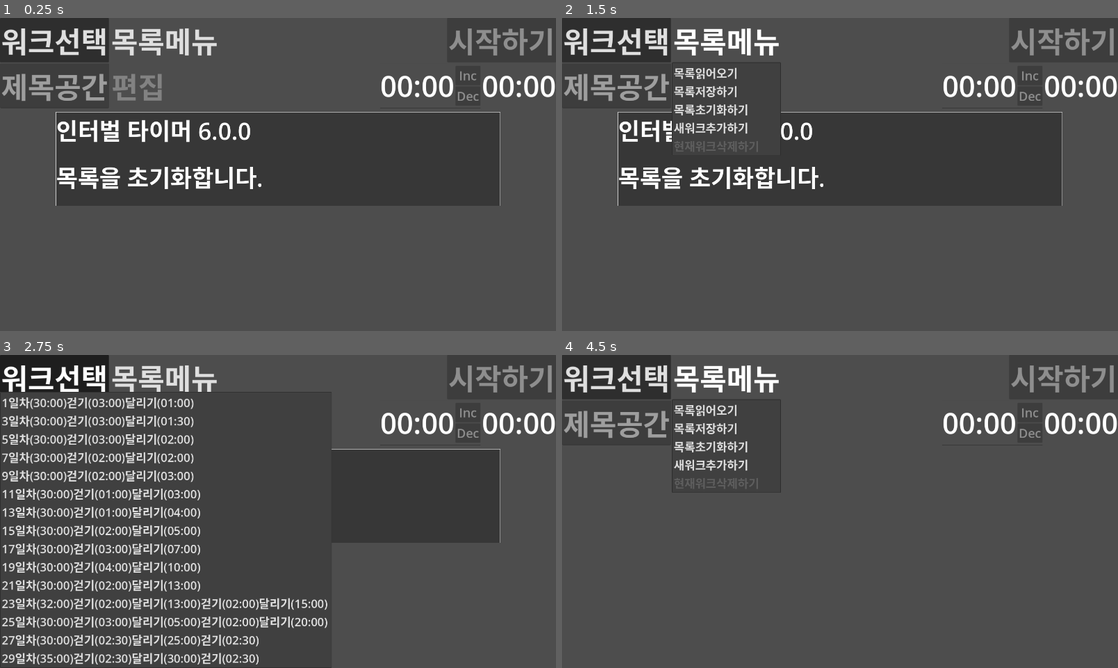
Above: before the commit, frames 1-4 (two rows, left to right).
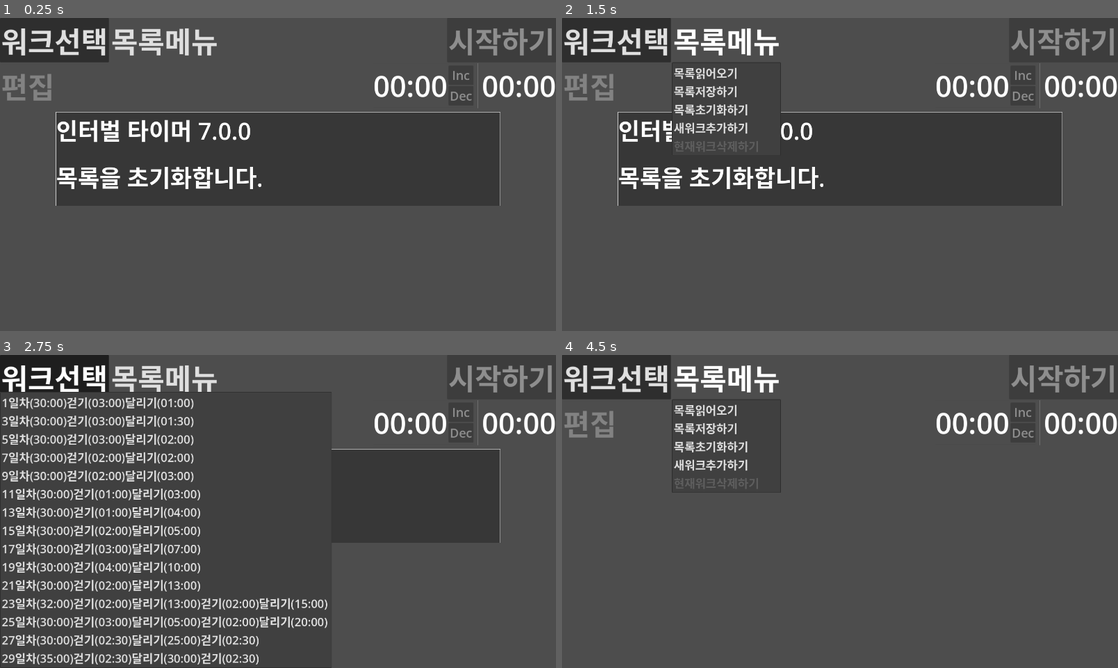
Above: after the commit, the same moments.

Repository: kasworld/maranic
Game: Godot game, scene res://main.tscn
Same seed, same stepped clock (60 frames per second), same inputs: the game is played once before the commit and once after it.
Inputs:
- Up to frame 1 (0.25 s): no input
- Up to frame 2 (1.5 s): click "워크선택" at 0.5 s; click "목록메뉴" at 1.25 s
- Up to frame 3 (2.75 s): click "워크선택" at 2 s
- Up to frame 4 (4.5 s): click "목록메뉴" at 2.75 s; click "워크선택" at 3.5 s; click "목록메뉴" at 4.25 s

The runs differ from the first frame. In frame 1, 2.0% of the frame differs, in the area x 0-86%, y 14-40%; in frame 2, 1.6%; in frame 3, 0.7%; in frame 4, 1.6%.

Commit message:
update subwork node

Diff:
--- a/main.gd
+++ b/main.gd
@@ -22,7 +22,7 @@
 func _ready() -> void:
 	var vp_rect = get_viewport_rect()
 	var msgrect = Rect2( vp_rect.size.x * 0.1 ,vp_rect.size.y * 0.3 , vp_rect.size.x * 0.8 , vp_rect.size.y * 0.3 )
-	$TimedMessage.init(msgrect, tr("인터벌 타이머 6.0.0"))
+	$TimedMessage.init(msgrect, tr("인터벌 타이머 7.0.0"))
 	WorkListMenuButton.get_popup().theme = preload("res://menulist_theme.tres")
 	CmdMenuButton.get_popup().theme = preload("res://menulist_theme.tres")
 	WorkListMenuButton.get_popup().index_pressed.connect(work_list_menu_index_pressed)
--- a/subwork_node.gd
+++ b/subwork_node.gd
@@ -25,6 +25,7 @@
 	subwork_index = i
 	subwork = sw
 	$NameEdit.text = subwork.name
+	$MenuButton.text = subwork.name
 
 func reset()->void:
 	subwork_index = -1
@@ -56,10 +57,15 @@
 func disable_menu(i :int, b :bool)->void:
 	$MenuButton.get_popup().set_item_disabled(i,b)
 
+func edit_name(b :bool)->void:
+	$NameEdit.editable = b
+	$NameEdit.visible = b
+	$MenuButton.visible = not b
+
 func menu_index_pressed(sel :int)->void:
 	match sel :
 		0: # 서브워크이름바꾸기
-			$NameEdit.editable = true
+			edit_name( true)
 		1: # 서브워크지우기
 			del_subwork.emit(subwork_index, subwork)
 		2: # 서브워크추가하기
@@ -68,11 +74,12 @@
 			print_debug("unknown", sel)
 
 func _on_name_edit_text_submitted(new_text: String) -> void:
-	$NameEdit.editable = false
+	edit_name( false)
 	subwork.name = $NameEdit.text
+	$MenuButton.text = subwork.name
 
 func _on_name_edit_focus_exited() -> void:
-	$NameEdit.editable = false
+	edit_name( false)
 
 func _on_name_edit_focus_entered() -> void:
-	$NameEdit.editable = true
+	edit_name( true)
--- a/subwork_node.tscn
+++ b/subwork_node.tscn
@@ -6,14 +6,14 @@
 [ext_resource type="PackedScene" uid="uid://dllxbmyyau3u5" path="res://int_edit/int_edit.tscn" id="4_fn27v"]
 
 [node name="SubWorkNode" type="HBoxContainer"]
-offset_top = 496.0
 offset_right = 1920.0
-offset_bottom = 643.0
+offset_bottom = 145.0
+size_flags_horizontal = 3
 size_flags_vertical = 3
-alignment = 1
 script = ExtResource("1_mqriv")
 
 [node name="NameEdit" type="LineEdit" parent="."]
+visible = false
 layout_mode = 2
 theme = ExtResource("2_dbx7h")
 placeholder_text = "제목공간"
@@ -40,6 +40,10 @@
 [node name="TimeEdit" parent="." instance=ExtResource("4_fn27v")]
 layout_mode = 2
 
+[node name="VSeparator" type="VSeparator" parent="."]
+custom_minimum_size = Vector2(20, 0)
+layout_mode = 2
+
 [node name="SecRemainLabel" type="Label" parent="."]
 layout_mode = 2
 theme = ExtResource("2_dbx7h")
